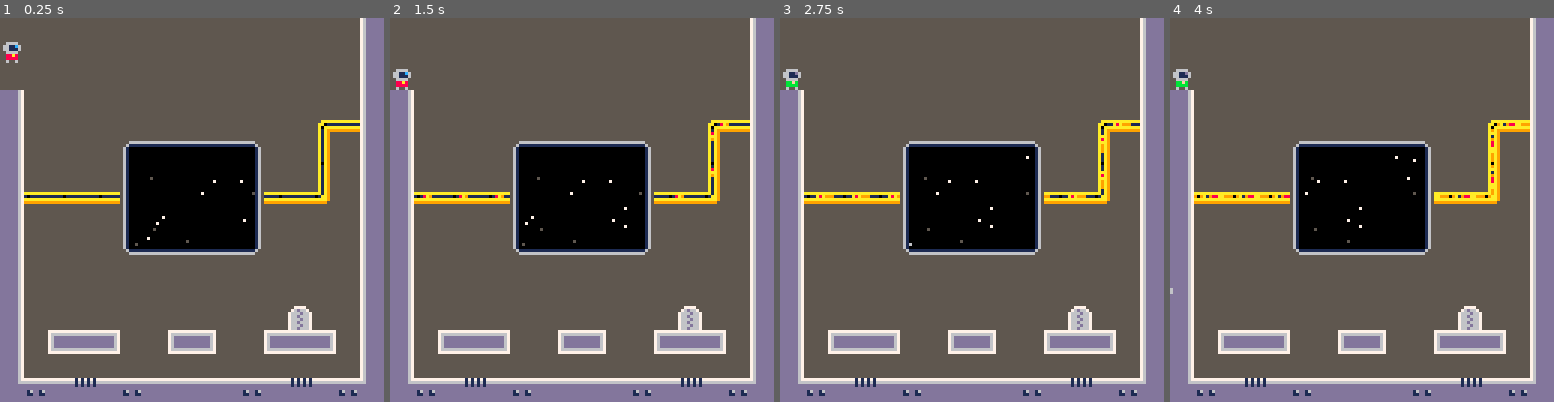
Above: before the commit, frames 1-4 (left to right).
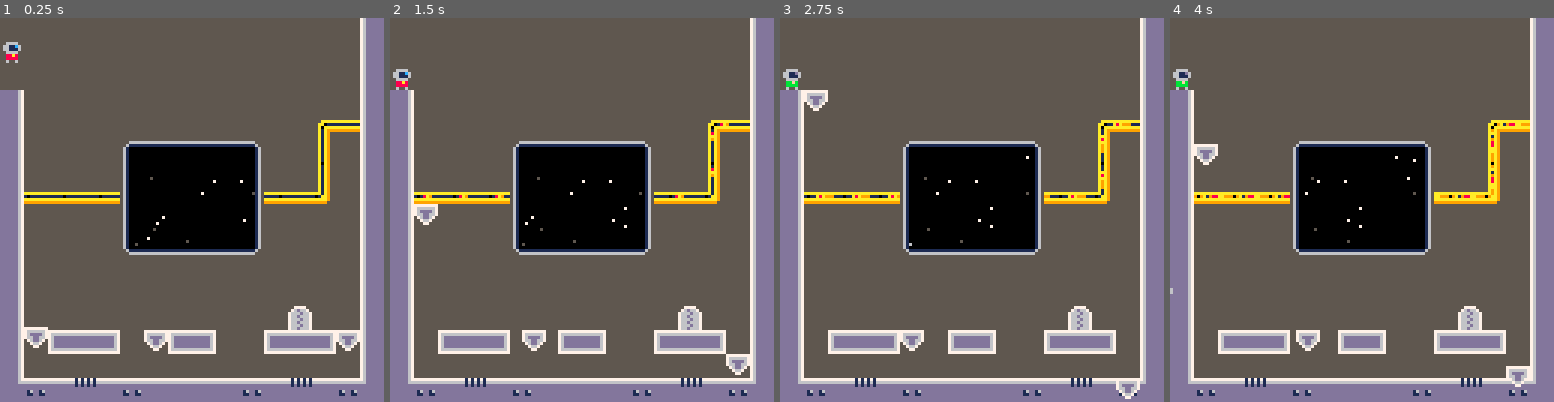
Above: after the commit, the same moments.

Repository: jgradim/gameoff-2020
Game: PICO-8 cartridge moonshot.p8
Same seed, same stepped clock (60 frames per second), same inputs: the game is played once before the commit and once after it.
Inputs:
- Up to frame 1 (0.25 s): no input
- Up to frame 2 (1.5 s): tap O (Z key) at 0.33, 0.7, 1.43 s; tap X (X key) at 1.07 s
- Up to frame 3 (2.75 s): hold Left 1.97-2.37 s; tap X (X key) at 2.07, 2.4, 2.73 s; tap O (Z key) at 2.22 s; hold Down from 2.42 s (still down)
- Up to frame 4 (4 s): release Down at 2.82 s; hold Right 2.87-3.53 s; tap X (X key) at 3.07, 3.4, 3.73 s; tap O (Z key) at 3.1, 3.98 s; hold Up from 3.58 s (still down)

The runs differ from the first frame. In frame 1, 0.8% of the frame differs, in the area x 6-94%, y 80-87%; in frame 2, 0.8%; in frame 3, 0.7%; in frame 4, 0.8%.

Commit message:
Add placeholder platform sprite

Diff:
--- a/moonshot.p8
+++ b/moonshot.p8
@@ -1126,13 +1126,13 @@
 00000000000000000000000000000000000000000000000000000000000000000000000000000000000000000000000000000000000000000000000000000000
 00000000000000000000000000000000000000000000000000000000000000000000000000000000000000000000000000000000000000000000000000000000
 00000000000000000000000000000000000000000000000000000000000000000000000000000000000000000000000000000000000000000000000000000000
-77777777717171717777777771717171777777777777777777777777555555550000000000000000d6666666d00000000000000d555555555555555555555555
-666666666161616166666666616161617666666666666666666666675555555500000000000000005dddddd65600000000000056555666666666666666666555
-ddddddddd1d1d1d1ddddddddd1d1d1d176dddddddddddddddddddd675555555500000000000000005dddddd65d600000000005d6556111111111111111111655
-dddddddddddddddddddddddddddddddd76dddddddddddddddddddd675555555500000000000000005dddddd65dd6000000005dd6561000000000000000000165
-ddddddddddddddddd16dd16dd16dd16d76dddddddddddddddddddd675555555500000000000000005dddddd65ddd60000005ddd6561000000000000000000165
-ddddddddddddddddd11dd11dd11dd11d76dddddddddddddddddddd675555555500000000000000005dddddd65dddd600005dddd6561000000000000000000165
-dddddddddddddddddddddddddddddddd7666666666666666666666675555555500000000000000005dddddd65ddddd6005ddddd6561000000000000000000165
+77777777717171717777777771717171777777777777777777777777555555557777777700000000d6666666d00000000000000d555555555555555555555555
+666666666161616166666666616161617666666666666666666666675555555576666667000000005dddddd65600000000000056555666666666666666666555
+ddddddddd1d1d1d1ddddddddd1d1d1d176dddddddddddddddddddd675555555576dddd67000000005dddddd65d600000000005d6556111111111111111111655
+dddddddddddddddddddddddddddddddd76dddddddddddddddddddd6755555555766dd667000000005dddddd65dd6000000005dd6561000000000000000000165
+ddddddddddddddddd16dd16dd16dd16d76dddddddddddddddddddd6755555555076dd670000000005dddddd65ddd60000005ddd6561000000000000000000165
+ddddddddddddddddd11dd11dd11dd11d76dddddddddddddddddddd675555555500766700000000005dddddd65dddd600005dddd6561000000000000000000165
+dddddddddddddddddddddddddddddddd7666666666666666666666675555555500077000000000005dddddd65ddddd6005ddddd6561000000000000000000165
 dddddddddddddddddddddddddddddddd7777777777777777777777775555555500000000000000005555555d5555555dd555555d561000000000000000000165
 dddddd67dddddd67dddddd67dddddd6755777755557777555577775555777755557777555577775555777755d666666d15555555561000000000000000000165
 dddddd67ddddd111dd16dd67dd16d111576d667557d1d67557111d755711117557111d7557d1d675576d667505ddddd601111115561000000000000000000165
